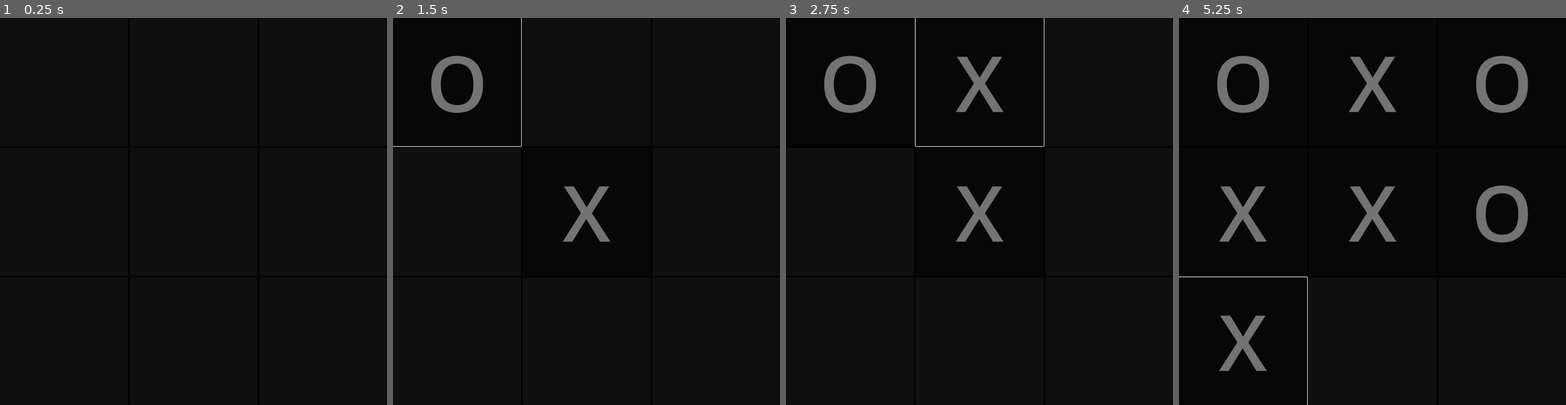
Above: before the commit, frames 1-4 (left to right).
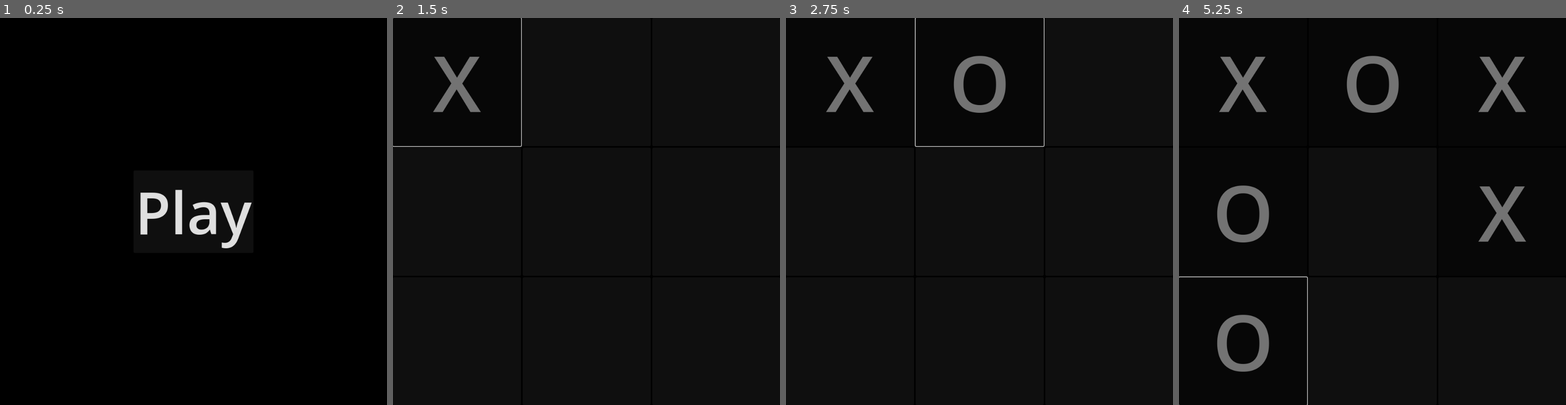
Above: after the commit, the same moments.

Repository: Vorgenstad/tic-tac-toe
Game: Godot game, scene res://scenes/main.tscn
Two runs of this game, one before a commit and one after it. Both use one fixed random seed, a clock stepped at 60 frames per second and the inputs below. Before the commit the project starts from res://scenes/game.tscn.
Inputs (mouse positions are in pixels of both pictures, inside the frame that each line leads up to):
- Up to frame 1 (0.25 s): no input
- Up to frame 2 (1.5 s): click (586, 211) at 0.5 s, where only the run after the commit has a clickable "Play"; click (458, 83) at 1.25 s
- Up to frame 3 (2.75 s): click (979, 83) at 2 s
- Up to frame 4 (5.25 s): click (1504, 83) at 2.75 s; click (1244, 211) at 3.5 s; click (1504, 211) at 4.25 s; click (1244, 343) at 5 s

The runs differ from the first frame. In frame 1, 1.4% of the frame differs, in the area x 36-65%, y 44-60%; in frame 2, 1.9%; in frame 3, 3.1%; in frame 4, 8.0%, in the area x 9-91%, y 9-92%.

Commit message:
Added a basic main meu with a play button

Diff:
--- a/project.godot
+++ b/project.godot
@@ -11,7 +11,7 @@
 [application]
 
 config/name="Tic Tac Toe"
-run/main_scene="res://scenes/game.tscn"
+run/main_scene="res://scenes/main.tscn"
 config/features=PackedStringArray("4.3", "GL Compatibility")
 boot_splash/bg_color=Color(0, 0, 0, 1)
 
@@ -20,6 +20,10 @@
 window/size/viewport_width=1000
 window/size/viewport_height=1000
 
+[gui]
+
+theme/custom="res://theme.tres"
+
 [rendering]
 
 renderer/rendering_method="gl_compatibility"
--- a/scenes/game.gd
+++ b/scenes/game.gd
@@ -1,3 +1,4 @@
+class_name Game
 extends Node2D
 
 var _current_value := Constants.CellValue.X
--- /dev/null
+++ b/scenes/main.gd
@@ -0,0 +1,10 @@
+extends Node
+
+@export var gameScene: PackedScene
+
+func _on_menu_start_actioned() -> void:
+	var game: Game = gameScene.instantiate()
+
+	add_child(game)
+
+	$Menu.queue_free()
--- a/scenes/main.tscn
+++ b/scenes/main.tscn
@@ -1,3 +1,13 @@
-[gd_scene format=3 uid="uid://b0sid7hdgoq3x"]
+[gd_scene load_steps=4 format=3 uid="uid://b0sid7hdgoq3x"]
+
+[ext_resource type="PackedScene" uid="uid://0xpiui62dwuo" path="res://scenes/menu.tscn" id="1_d76a3"]
+[ext_resource type="Script" path="res://scenes/main.gd" id="1_hlaqq"]
+[ext_resource type="PackedScene" uid="uid://obpy71unsy5c" path="res://scenes/game.tscn" id="2_ulr7q"]
 
 [node name="Main" type="Node"]
+script = ExtResource("1_hlaqq")
+gameScene = ExtResource("2_ulr7q")
+
+[node name="Menu" parent="." instance=ExtResource("1_d76a3")]
+
+[connection signal="start_actioned" from="Menu" to="." method="_on_menu_start_actioned"]
--- /dev/null
+++ b/scenes/menu.gd
@@ -0,0 +1,6 @@
+extends CanvasLayer
+
+signal start_actioned()
+
+func _on_play_button_pressed() -> void:
+    start_actioned.emit()
--- a/scenes/menu.tscn
+++ b/scenes/menu.tscn
@@ -1,3 +1,22 @@
-[gd_scene format=3 uid="uid://0xpiui62dwuo"]
+[gd_scene load_steps=2 format=3 uid="uid://0xpiui62dwuo"]
+
+[ext_resource type="Script" path="res://scenes/menu.gd" id="1_1ynsh"]
 
 [node name="Menu" type="CanvasLayer"]
+script = ExtResource("1_1ynsh")
+
+[node name="PlayButton" type="Button" parent="."]
+anchors_preset = 8
+anchor_left = 0.5
+anchor_top = 0.5
+anchor_right = 0.5
+anchor_bottom = 0.5
+offset_left = -20.5
+offset_top = -15.5
+offset_right = 20.5
+offset_bottom = 15.5
+grow_horizontal = 2
+grow_vertical = 2
+text = "Play"
+
+[connection signal="pressed" from="PlayButton" to="." method="_on_play_button_pressed"]
--- a/scenes/ui.tscn
+++ b/scenes/ui.tscn
@@ -18,12 +18,10 @@
 [node name="InfoLabel" type="Label" parent="CenterContainer/VBoxContainer"]
 unique_name_in_owner = true
 layout_mode = 2
-theme_override_font_sizes/font_size = 150
 horizontal_alignment = 1
 
 [node name="RestartButton" type="Button" parent="CenterContainer/VBoxContainer"]
 layout_mode = 2
-theme_override_font_sizes/font_size = 150
 text = "Play again"
 
 [connection signal="pressed" from="CenterContainer/VBoxContainer/RestartButton" to="." method="_on_restart_button_pressed"]
--- /dev/null
+++ b/theme.tres
@@ -0,0 +1,4 @@
+[gd_resource type="Theme" format=3 uid="uid://v1s2hkukissh"]
+
+[resource]
+default_font_size = 150
